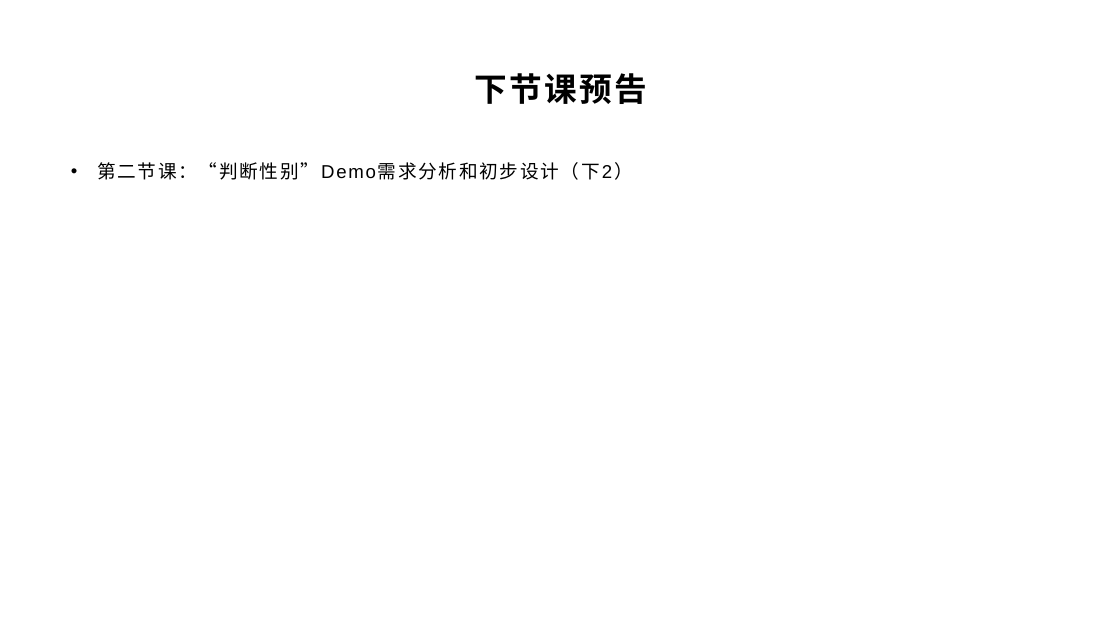
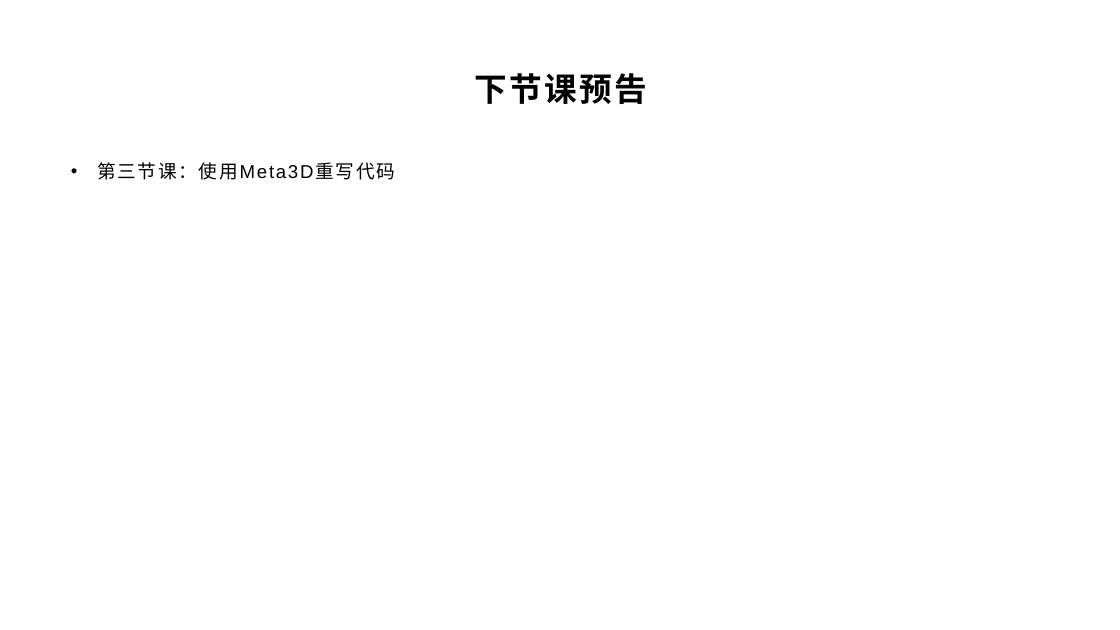
Before and after one commit to yyc-git/DeepLearningEdu, a slide deck: slide 18 of lessons/2_gender_analyze/ppt/“判断性别”Demo需求分析和初步设计（下2）.pptx (slide 19 before the commit). Drawn at 1120x630 pixels with LibreOffice and Linux fonts; fonts in the diff are those of the drawing; background and template pictures are left out. Boxes give left, top, right and bottom in pixels: in the first picture for what was removed or moved away, otherwise in the second. Text is boxed around its words. In the diff, an @@ line names an element or a change of style, - is before the commit and + after.

```diff
--- a/lessons/2_gender_analyze/ppt/“判断性别”Demo需求分析和初步设计（下2）.pptx
+++ b/lessons/2_gender_analyze/ppt/“判断性别”Demo需求分析和初步设计（下2）.pptx
@@ text at <box>97,162,238,180</box>: text changed @@
-• 第二节课：“判断性别”Demo需求分析和初步设计（下2）
+• 第三节课：使用Meta3D重写代码
```
Also in this commit, not shown: 8 other slides changed, 1 slide removed, 11 other files.
